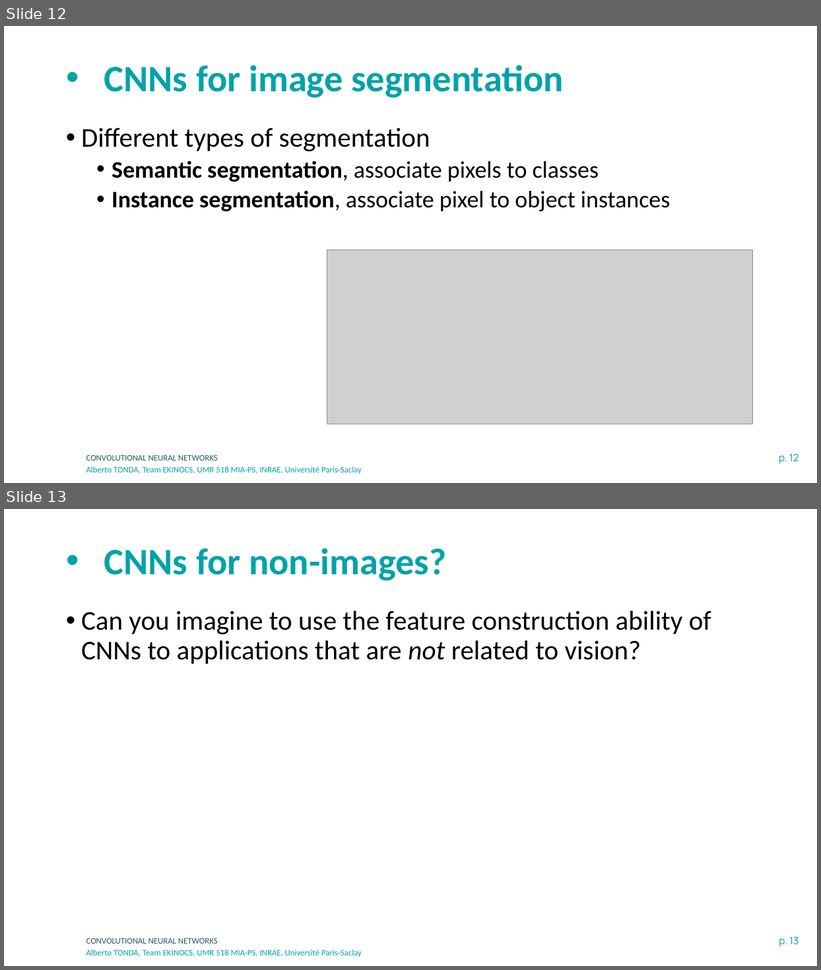
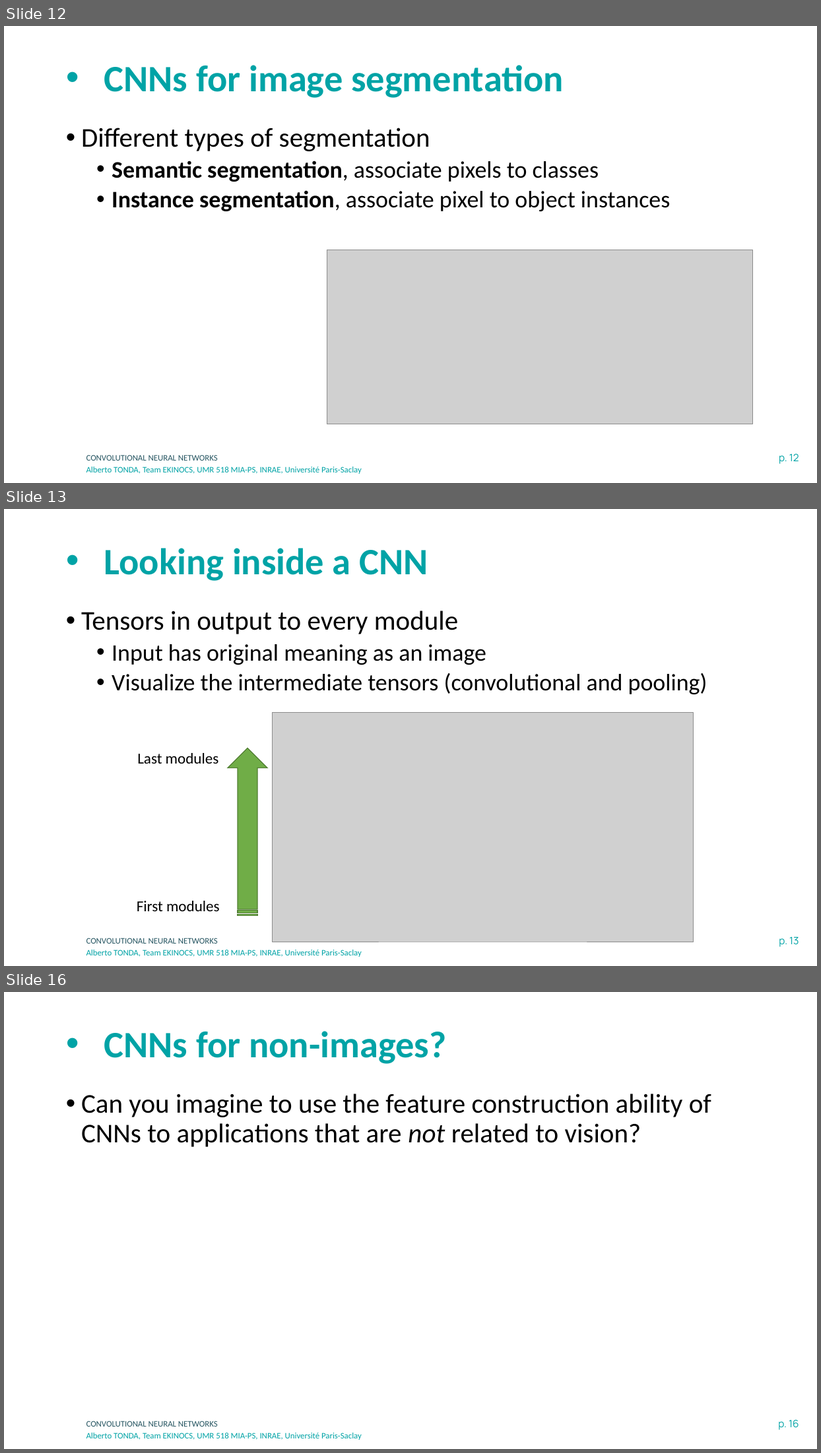
Before and after one commit to albertotonda/teaching, a slide deck: deep-learning-in-practice-with-pytorch/2-convolutional-neural-networks.pptx. Shown one above the other, each under a label of ours: slides 12 and 13 before the commit, slides 12, 13 and 16 after it; the slides between them are not shown. The pictures are 821x970 and 821x1453 pixels, drawn with LibreOffice and Linux fonts; fonts in the diff are those of the drawing; grey boxes stand for pictures; background and template pictures are left out. Boxes give left, top, right and bottom in pixels: in the first picture for what was removed or moved away, otherwise in the second. Text is boxed around its words. In the diff, an @@ line names an element or a change of style, - is before the commit and + after.

```diff
--- a/deep-learning-in-practice-with-pytorch/2-convolutional-neural-networks.pptx
+++ b/deep-learning-in-practice-with-pytorch/2-convolutional-neural-networks.pptx
@@ slide 13 added at <box>4,509,817,966</box>, background #FFFFFF; not listed: 3 template elements that a slide beside it also shows @@
@@ title added at <box>104,548,428,581</box>, 44 pt, text #00A3A6, bold @@
+• Looking inside a CNN
@@ text added at <box>81,611,708,694</box>, 28 pt, text #000000 @@
+• Tensors in output to every module
+  • Input has original meaning as an image
+  • Visualize the intermediate tensors (convolutional and pooling)
@@ picture added at <box>273,713,693,943</box> @@
@@ text added at <box>137,753,219,764</box>, 18 pt, text #000000 @@
+Last modules
@@ striped right arrow added at <box>228,748,267,916</box>, fill #70AD47, outline #538035 1 pt @@
@@ text added at <box>137,901,220,912</box>, 18 pt, text #000000 @@
+First modules
@@ what was slide 13 is now slide 16 @@
@@ page number at <box>778,1420,799,1430</box>: text changed @@
-p. 13
+p. 16
```
Also in this commit, not shown: 4 slides changed, 2 other slides added, 2 other files.
